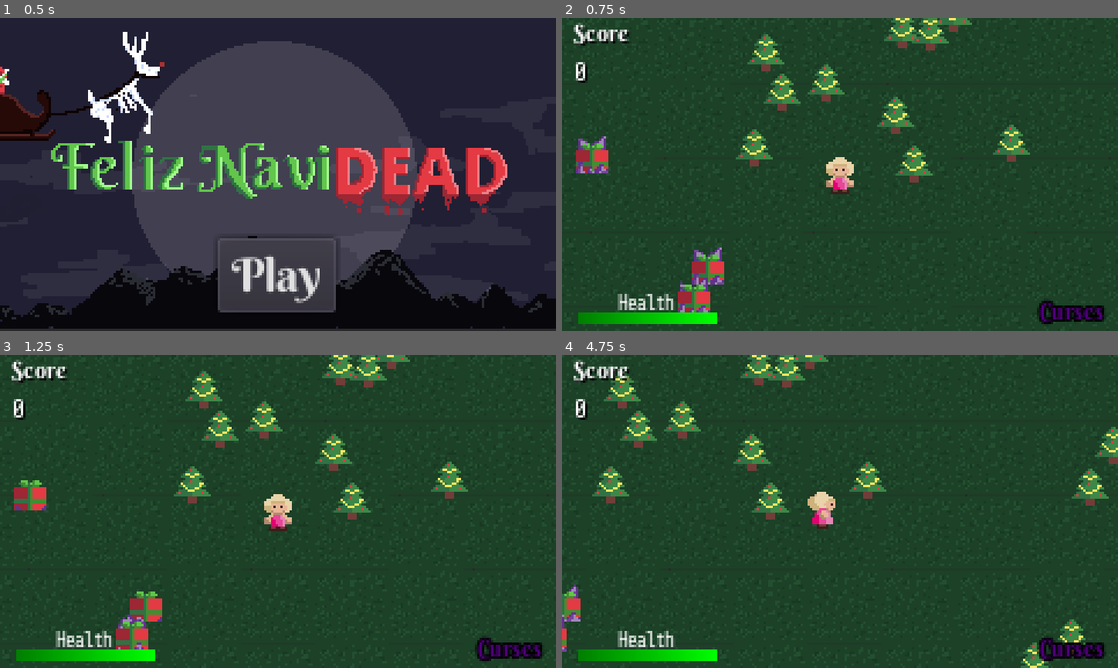
Above: before the commit, frames 1-4 (two rows, left to right).
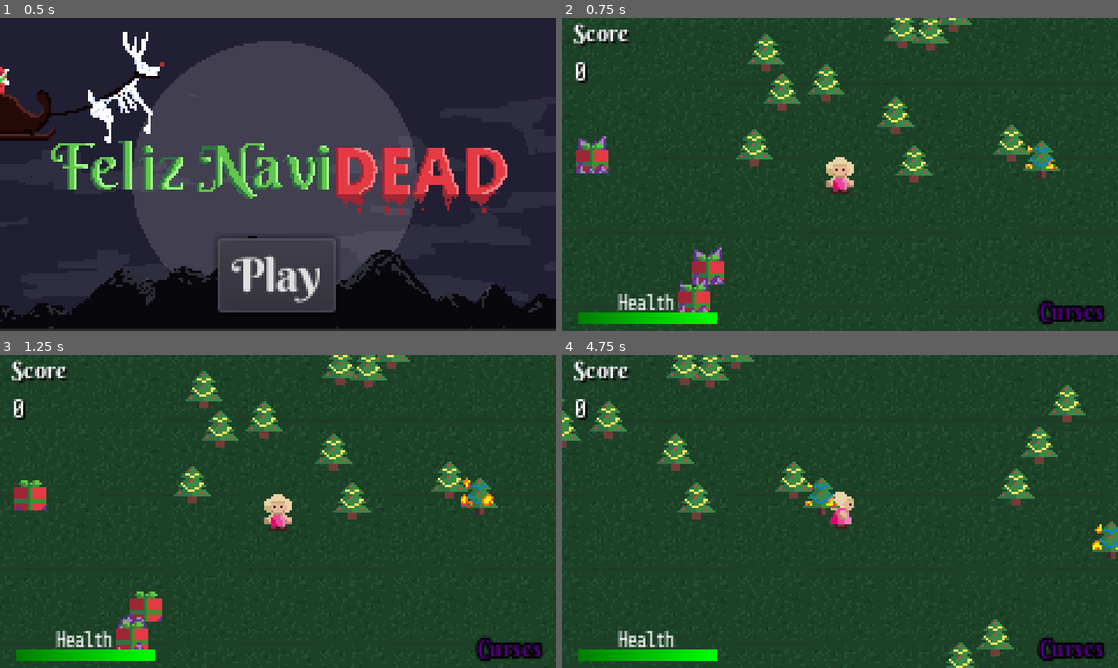
Above: after the commit, the same moments.

Repository: cznrhubarb/feliz-navidead
Game: Godot game, scene res://scn/TitleScreen.tscn
Two runs of this game, one before a commit and one after it. Both use one fixed random seed, a clock stepped at 60 frames per second and the inputs below.
Inputs (mouse positions are in pixels of both pictures, inside the frame that each line leads up to):
- Up to frame 1 (0.5 s): no input
- Up to frame 2 (0.75 s): click "Play" at 0.5 s
- Up to frame 3 (1.25 s): no input
- Up to frame 4 (4.75 s): move the mouse to (962, 495) at 1.27 s; press the mouse at (962, 495) at 1.28 s; hold D (move_right) 1.28-2.03 s; move the mouse to (728, 527) at 2.02 s; release the mouse at (728, 527) at 2.03 s; hold S (move_down) 2.03-2.78 s; click (728, 527) at 2.1 s; move the mouse to (895, 442) at 2.77 s; press the mouse at (895, 442) at 2.78 s; hold D (move_right) 2.78-3.53 s; move the mouse to (812, 574) at 3.52 s; release the mouse at (812, 574) at 3.53 s; hold W (move_up) 3.53-4.28 s; click (812, 574) at 3.6 s; move the mouse to (1006, 558) at 4.27 s; press the mouse at (1006, 558) at 4.28 s; hold A (move_left) from 4.28 s (still down)

Frame 1 is identical in both runs. In frame 2, 0.4% of the frame differs, in the area x 82-90%, y 39-52%; in frame 3, 0.5%; in frame 4, 11%, in the area x 0-100%, y 0-100%.

Commit message:
Burning trees

Diff:
--- /dev/null
+++ b/scn/BurningTree.tscn
@@ -0,0 +1,41 @@
+[gd_scene load_steps=5 format=2]
+
+[ext_resource path="res://src/Tree.gd" type="Script" id=1]
+[ext_resource path="res://img/Anim/Tree_Fire_Anim.PNG" type="Texture" id=2]
+
+[sub_resource type="Animation" id=1]
+resource_name = "Burn"
+length = 0.4
+loop = true
+tracks/0/type = "value"
+tracks/0/path = NodePath(".:frame")
+tracks/0/interp = 1
+tracks/0/loop_wrap = true
+tracks/0/imported = false
+tracks/0/enabled = true
+tracks/0/keys = {
+"times": PoolRealArray( 0, 0.1, 0.2, 0.3 ),
+"transitions": PoolRealArray( 1, 1, 1, 1 ),
+"update": 1,
+"values": [ 0, 1, 2, 3 ]
+}
+
+[sub_resource type="RectangleShape2D" id=2]
+extents = Vector2( 3.78215, 6.27253 )
+
+[node name="BurningTree" type="StaticBody2D"]
+collision_layer = 64
+collision_mask = 80
+script = ExtResource( 1 )
+
+[node name="Sprite" type="Sprite" parent="."]
+texture = ExtResource( 2 )
+hframes = 4
+frame = 3
+
+[node name="AnimationPlayer" type="AnimationPlayer" parent="Sprite"]
+anims/Burn = SubResource( 1 )
+
+[node name="CollisionShape2D" type="CollisionShape2D" parent="."]
+position = Vector2( 0, 1.67479 )
+shape = SubResource( 2 )
--- a/scn/TestScene.tscn
+++ b/scn/TestScene.tscn
@@ -1,16 +1,17 @@
-[gd_scene load_steps=12 format=2]
+[gd_scene load_steps=13 format=2]
 
 [ext_resource path="res://src/CurseBag.gd" type="Script" id=1]
 [ext_resource path="res://scn/Child.tscn" type="PackedScene" id=2]
 [ext_resource path="res://src/TreeFactory.gd" type="Script" id=3]
-[ext_resource path="res://scn/Tree.tscn" type="PackedScene" id=4]
-[ext_resource path="res://src/GingerFactory.gd" type="Script" id=5]
-[ext_resource path="res://scn/Gift.tscn" type="PackedScene" id=6]
-[ext_resource path="res://src/GiftFactory.gd" type="Script" id=7]
-[ext_resource path="res://UI/GameHud.tscn" type="PackedScene" id=8]
-[ext_resource path="res://Environment/Outdoor_tileset.tres" type="TileSet" id=9]
-[ext_resource path="res://scn/TileMap.gd" type="Script" id=10]
-[ext_resource path="res://aud/bg_music.ogg" type="AudioStream" id=11]
+[ext_resource path="res://scn/BurningTree.tscn" type="PackedScene" id=4]
+[ext_resource path="res://scn/Tree.tscn" type="PackedScene" id=5]
+[ext_resource path="res://src/GingerFactory.gd" type="Script" id=6]
+[ext_resource path="res://scn/Gift.tscn" type="PackedScene" id=7]
+[ext_resource path="res://src/GiftFactory.gd" type="Script" id=8]
+[ext_resource path="res://UI/GameHud.tscn" type="PackedScene" id=9]
+[ext_resource path="res://Environment/Outdoor_tileset.tres" type="TileSet" id=10]
+[ext_resource path="res://scn/TileMap.gd" type="Script" id=11]
+[ext_resource path="res://aud/bg_music.ogg" type="AudioStream" id=12]
 
 [node name="TestScene" type="Node2D"]
 
@@ -22,299 +23,400 @@
 [node name="Child" parent="YSort" instance=ExtResource( 2 )]
 
 [node name="TreeFactory" type="Node" parent="YSort"]
-editor/display_folded = true
 script = ExtResource( 3 )
 
-[node name="Tree" parent="YSort/TreeFactory" instance=ExtResource( 4 )]
+[node name="BurningTree5" parent="YSort/TreeFactory" instance=ExtResource( 4 )]
+position = Vector2( 66.5168, -11.7455 )
+
+[node name="BurningTree3" parent="YSort/TreeFactory" instance=ExtResource( 4 )]
+position = Vector2( 384.539, -208.989 )
+
+[node name="BurningTree2" parent="YSort/TreeFactory" instance=ExtResource( 4 )]
+position = Vector2( 323.41, 84.2748 )
+
+[node name="BurningTree" parent="YSort/TreeFactory" instance=ExtResource( 4 )]
+position = Vector2( 343.56, 68.8668 )
+
+[node name="Tree" parent="YSort/TreeFactory" instance=ExtResource( 5 )]
 position = Vector2( -47.2578, -23.2565 )
 
-[node name="Tree2" parent="YSort/TreeFactory" instance=ExtResource( 4 )]
+[node name="Tree2" parent="YSort/TreeFactory" instance=ExtResource( 5 )]
 position = Vector2( -120.459, -13.7367 )
 
-[node name="Tree3" parent="YSort/TreeFactory" instance=ExtResource( 4 )]
+[node name="Tree3" parent="YSort/TreeFactory" instance=ExtResource( 5 )]
 position = Vector2( -159.715, 54.4212 )
 
-[node name="Tree4" parent="YSort/TreeFactory" instance=ExtResource( 4 )]
+[node name="Tree4" parent="YSort/TreeFactory" instance=ExtResource( 5 )]
 position = Vector2( -148.283, 81.5982 )
 
-[node name="Tree5" parent="YSort/TreeFactory" instance=ExtResource( 4 )]
+[node name="Tree5" parent="YSort/TreeFactory" instance=ExtResource( 5 )]
 position = Vector2( -118.949, 101.873 )
 
-[node name="Tree6" parent="YSort/TreeFactory" instance=ExtResource( 4 )]
+[node name="Tree6" parent="YSort/TreeFactory" instance=ExtResource( 5 )]
 position = Vector2( -45.1833, 135.736 )
 
-[node name="Tree7" parent="YSort/TreeFactory" instance=ExtResource( 4 )]
+[node name="Tree7" parent="YSort/TreeFactory" instance=ExtResource( 5 )]
 position = Vector2( 13.2686, 165.286 )
 
-[node name="Tree8" parent="YSort/TreeFactory" instance=ExtResource( 4 )]
+[node name="Tree8" parent="YSort/TreeFactory" instance=ExtResource( 5 )]
 position = Vector2( 47.1319, 202.169 )
 
-[node name="Tree9" parent="YSort/TreeFactory" instance=ExtResource( 4 )]
+[node name="Tree9" parent="YSort/TreeFactory" instance=ExtResource( 5 )]
 position = Vector2( 122.192, 233.012 )
 
-[node name="Tree35" parent="YSort/TreeFactory" instance=ExtResource( 4 )]
+[node name="Tree35" parent="YSort/TreeFactory" instance=ExtResource( 5 )]
 position = Vector2( 377.562, 154.437 )
 
-[node name="Tree40" parent="YSort/TreeFactory" instance=ExtResource( 4 )]
+[node name="Tree40" parent="YSort/TreeFactory" instance=ExtResource( 5 )]
 position = Vector2( 199.949, -26.4504 )
 
-[node name="Tree41" parent="YSort/TreeFactory" instance=ExtResource( 4 )]
+[node name="Tree41" parent="YSort/TreeFactory" instance=ExtResource( 5 )]
 position = Vector2( 676.313, 209.276 )
 
-[node name="Tree44" parent="YSort/TreeFactory" instance=ExtResource( 4 )]
+[node name="Tree44" parent="YSort/TreeFactory" instance=ExtResource( 5 )]
 position = Vector2( 618.2, 456.461 )
 
-[node name="Tree47" parent="YSort/TreeFactory" instance=ExtResource( 4 )]
+[node name="Tree47" parent="YSort/TreeFactory" instance=ExtResource( 5 )]
 position = Vector2( 454.501, 494.931 )
 
-[node name="Tree10" parent="YSort/TreeFactory" instance=ExtResource( 4 )]
+[node name="Tree10" parent="YSort/TreeFactory" instance=ExtResource( 5 )]
 position = Vector2( 140.31, 221.796 )
 
-[node name="Tree36" parent="YSort/TreeFactory" instance=ExtResource( 4 )]
+[node name="Tree36" parent="YSort/TreeFactory" instance=ExtResource( 5 )]
 position = Vector2( 395.68, 143.221 )
 
-[node name="Tree38" parent="YSort/TreeFactory" instance=ExtResource( 4 )]
+[node name="Tree38" parent="YSort/TreeFactory" instance=ExtResource( 5 )]
 position = Vector2( 218.067, -37.6663 )
 
-[node name="Tree42" parent="YSort/TreeFactory" instance=ExtResource( 4 )]
+[node name="Tree42" parent="YSort/TreeFactory" instance=ExtResource( 5 )]
 position = Vector2( 694.431, 198.06 )
 
-[node name="Tree45" parent="YSort/TreeFactory" instance=ExtResource( 4 )]
+[node name="Tree45" parent="YSort/TreeFactory" instance=ExtResource( 5 )]
 position = Vector2( 636.318, 445.245 )
 
-[node name="Tree48" parent="YSort/TreeFactory" instance=ExtResource( 4 )]
+[node name="Tree48" parent="YSort/TreeFactory" instance=ExtResource( 5 )]
 position = Vector2( 472.619, 483.715 )
 
-[node name="Tree11" parent="YSort/TreeFactory" instance=ExtResource( 4 )]
+[node name="Tree11" parent="YSort/TreeFactory" instance=ExtResource( 5 )]
 position = Vector2( 156.487, 232.15 )
 
-[node name="Tree37" parent="YSort/TreeFactory" instance=ExtResource( 4 )]
+[node name="Tree37" parent="YSort/TreeFactory" instance=ExtResource( 5 )]
 position = Vector2( 411.857, 153.574 )
 
-[node name="Tree39" parent="YSort/TreeFactory" instance=ExtResource( 4 )]
+[node name="Tree39" parent="YSort/TreeFactory" instance=ExtResource( 5 )]
 position = Vector2( 234.244, -27.3132 )
 
-[node name="Tree43" parent="YSort/TreeFactory" instance=ExtResource( 4 )]
+[node name="Tree43" parent="YSort/TreeFactory" instance=ExtResource( 5 )]
 position = Vector2( 710.607, 208.413 )
 
-[node name="Tree46" parent="YSort/TreeFactory" instance=ExtResource( 4 )]
+[node name="Tree46" parent="YSort/TreeFactory" instance=ExtResource( 5 )]
 position = Vector2( 652.494, 455.598 )
 
-[node name="Tree49" parent="YSort/TreeFactory" instance=ExtResource( 4 )]
+[node name="Tree49" parent="YSort/TreeFactory" instance=ExtResource( 5 )]
 position = Vector2( 488.795, 494.068 )
 
-[node name="Tree12" parent="YSort/TreeFactory" instance=ExtResource( 4 )]
+[node name="Tree12" parent="YSort/TreeFactory" instance=ExtResource( 5 )]
 position = Vector2( 201.35, 207.561 )
 
-[node name="Tree58" parent="YSort/TreeFactory" instance=ExtResource( 4 )]
+[node name="Tree58" parent="YSort/TreeFactory" instance=ExtResource( 5 )]
 position = Vector2( 304.837, 25.2554 )
 
-[node name="Tree59" parent="YSort/TreeFactory" instance=ExtResource( 4 )]
+[node name="Tree59" parent="YSort/TreeFactory" instance=ExtResource( 5 )]
 position = Vector2( 292.202, 43.3054 )
 
-[node name="Tree60" parent="YSort/TreeFactory" instance=ExtResource( 4 )]
+[node name="Tree60" parent="YSort/TreeFactory" instance=ExtResource( 5 )]
 position = Vector2( 281.974, 60.7538 )
 
-[node name="Tree61" parent="YSort/TreeFactory" instance=ExtResource( 4 )]
+[node name="Tree61" parent="YSort/TreeFactory" instance=ExtResource( 5 )]
 position = Vector2( 281.974, 60.7538 )
 
-[node name="Tree13" parent="YSort/TreeFactory" instance=ExtResource( 4 )]
+[node name="Tree13" parent="YSort/TreeFactory" instance=ExtResource( 5 )]
 position = Vector2( 215.801, 224.6 )
 
-[node name="Tree14" parent="YSort/TreeFactory" instance=ExtResource( 4 )]
+[node name="Tree14" parent="YSort/TreeFactory" instance=ExtResource( 5 )]
 position = Vector2( 235.645, 206.051 )
 
-[node name="Tree15" parent="YSort/TreeFactory" instance=ExtResource( 4 )]
+[node name="Tree15" parent="YSort/TreeFactory" instance=ExtResource( 5 )]
 position = Vector2( 274.037, 268.601 )
 
-[node name="Tree16" parent="YSort/TreeFactory" instance=ExtResource( 4 )]
+[node name="Tree16" parent="YSort/TreeFactory" instance=ExtResource( 5 )]
 position = Vector2( 254.41, 276.15 )
 
-[node name="Tree17" parent="YSort/TreeFactory" instance=ExtResource( 4 )]
+[node name="Tree17" parent="YSort/TreeFactory" instance=ExtResource( 5 )]
 position = Vector2( 239.521, 290 )
 
-[node name="Tree62" parent="YSort/TreeFactory" instance=ExtResource( 4 )]
+[node name="Tree62" parent="YSort/TreeFactory" instance=ExtResource( 5 )]
 position = Vector2( 258.173, 136.575 )
 
-[node name="Tree63" parent="YSort/TreeFactory" instance=ExtResource( 4 )]
+[node name="Tree63" parent="YSort/TreeFactory" instance=ExtResource( 5 )]
 position = Vector2( 273.816, 125.745 )
 
-[node name="Tree64" parent="YSort/TreeFactory" instance=ExtResource( 4 )]
+[node name="Tree64" parent="YSort/TreeFactory" instance=ExtResource( 5 )]
 position = Vector2( 288.858, 157.633 )
 
-[node name="Tree65" parent="YSort/TreeFactory" instance=ExtResource( 4 )]
+[node name="Tree65" parent="YSort/TreeFactory" instance=ExtResource( 5 )]
 position = Vector2( 460.935, -35.5027 )
 
-[node name="Tree66" parent="YSort/TreeFactory" instance=ExtResource( 4 )]
+[node name="Tree66" parent="YSort/TreeFactory" instance=ExtResource( 5 )]
 position = Vector2( 519.898, -86.0428 )
 
-[node name="Tree67" parent="YSort/TreeFactory" instance=ExtResource( 4 )]
+[node name="Tree67" parent="YSort/TreeFactory" instance=ExtResource( 5 )]
 position = Vector2( 517.492, -102.89 )
 
-[node name="Tree68" parent="YSort/TreeFactory" instance=ExtResource( 4 )]
+[node name="Tree68" parent="YSort/TreeFactory" instance=ExtResource( 5 )]
 position = Vector2( 477.782, -104.695 )
 
-[node name="Tree69" parent="YSort/TreeFactory" instance=ExtResource( 4 )]
+[node name="Tree69" parent="YSort/TreeFactory" instance=ExtResource( 5 )]
 position = Vector2( 386.328, -105.898 )
 
-[node name="Tree70" parent="YSort/TreeFactory" instance=ExtResource( 4 )]
+[node name="Tree70" parent="YSort/TreeFactory" instance=ExtResource( 5 )]
 position = Vector2( 364.066, -111.915 )
 
-[node name="Tree71" parent="YSort/TreeFactory" instance=ExtResource( 4 )]
+[node name="Tree71" parent="YSort/TreeFactory" instance=ExtResource( 5 )]
 position = Vector2( 196.201, -139.591 )
 
-[node name="Tree72" parent="YSort/TreeFactory" instance=ExtResource( 4 )]
+[node name="Tree72" parent="YSort/TreeFactory" instance=ExtResource( 5 )]
 position = Vector2( 34.9535, -111.915 )
 
-[node name="Tree73" parent="YSort/TreeFactory" instance=ExtResource( 4 )]
+[node name="Tree73" parent="YSort/TreeFactory" instance=ExtResource( 5 )]
 position = Vector2( 59.0203, -113.118 )
 
-[node name="Tree74" parent="YSort/TreeFactory" instance=ExtResource( 4 )]
+[node name="Tree74" parent="YSort/TreeFactory" instance=ExtResource( 5 )]
 position = Vector2( 77.672, -113.118 )
 
-[node name="Tree75" parent="YSort/TreeFactory" instance=ExtResource( 4 )]
+[node name="Tree75" parent="YSort/TreeFactory" instance=ExtResource( 5 )]
 position = Vector2( 630.156, -82.8336 )
 
-[node name="Tree76" parent="YSort/TreeFactory" instance=ExtResource( 4 )]
+[node name="Tree76" parent="YSort/TreeFactory" instance=ExtResource( 5 )]
 position = Vector2( 658.803, -54.1863 )
 
-[node name="Tree77" parent="YSort/TreeFactory" instance=ExtResource( 4 )]
+[node name="Tree77" parent="YSort/TreeFactory" instance=ExtResource( 5 )]
 position = Vector2( 711.187, -45.1829 )
 
-[node name="Tree78" parent="YSort/TreeFactory" instance=ExtResource( 4 )]
+[node name="Tree78" parent="YSort/TreeFactory" instance=ExtResource( 5 )]
 position = Vector2( 749.656, -18.9911 )
 
-[node name="Tree79" parent="YSort/TreeFactory" instance=ExtResource( 4 )]
+[node name="Tree79" parent="YSort/TreeFactory" instance=ExtResource( 5 )]
 position = Vector2( 774.211, -18.9911 )
 
-[node name="Tree80" parent="YSort/TreeFactory" instance=ExtResource( 4 )]
+[node name="Tree80" parent="YSort/TreeFactory" instance=ExtResource( 5 )]
 position = Vector2( 798.766, -18.1726 )
 
-[node name="Tree81" parent="YSort/TreeFactory" instance=ExtResource( 4 )]
+[node name="Tree81" parent="YSort/TreeFactory" instance=ExtResource( 5 )]
 position = Vector2( 812.68, 45.67 )
 
-[node name="Tree18" parent="YSort/TreeFactory" instance=ExtResource( 4 )]
+[node name="Tree18" parent="YSort/TreeFactory" instance=ExtResource( 5 )]
 position = Vector2( 218.599, 280.725 )
 
-[node name="Tree19" parent="YSort/TreeFactory" instance=ExtResource( 4 )]
+[node name="Tree19" parent="YSort/TreeFactory" instance=ExtResource( 5 )]
 position = Vector2( 204.148, 296.255 )
 
-[node name="Tree20" parent="YSort/TreeFactory" instance=ExtResource( 4 )]
+[node name="Tree20" parent="YSort/TreeFactory" instance=ExtResource( 5 )]
 position = Vector2( 25.527, 327.801 )
 
-[node name="Tree21" parent="YSort/TreeFactory" instance=ExtResource( 4 )]
+[node name="Tree21" parent="YSort/TreeFactory" instance=ExtResource( 5 )]
 position = Vector2( 74.2812, 355.524 )
 
-[node name="Tree22" parent="YSort/TreeFactory" instance=ExtResource( 4 )]
+[node name="Tree22" parent="YSort/TreeFactory" instance=ExtResource( 5 )]
 position = Vector2( 56.214, 503.423 )
 
-[node name="Tree23" parent="YSort/TreeFactory" instance=ExtResource( 4 )]
+[node name="Tree23" parent="YSort/TreeFactory" instance=ExtResource( 5 )]
 position = Vector2( 76.8022, 494.6 )
 
-[node name="Tree24" parent="YSort/TreeFactory" instance=ExtResource( 4 )]
+[node name="Tree24" parent="YSort/TreeFactory" instance=ExtResource( 5 )]
 position = Vector2( 93.1887, 516.869 )
 
-[node name="Tree25" parent="YSort/TreeFactory" instance=ExtResource( 4 )]
+[node name="Tree25" parent="YSort/TreeFactory" instance=ExtResource( 5 )]
 position = Vector2( 142.348, 500.062 )
 
-[node name="Tree26" parent="YSort/TreeFactory" instance=ExtResource( 4 )]
+[node name="Tree26" parent="YSort/TreeFactory" instance=ExtResource( 5 )]
 position = Vector2( 167.979, 547.961 )
 
-[node name="Tree27" parent="YSort/TreeFactory" instance=ExtResource( 4 )]
+[node name="Tree27" parent="YSort/TreeFactory" instance=ExtResource( 5 )]
 position = Vector2( 157.474, 572.331 )
 
-[node name="Tree28" parent="YSort/TreeFactory" instance=ExtResource( 4 )]
+[node name="Tree28" parent="YSort/TreeFactory" instance=ExtResource( 5 )]
 position = Vector2( 265.457, 621.911 )
 
-[node name="Tree29" parent="YSort/TreeFactory" instance=ExtResource( 4 )]
+[node name="Tree29" parent="YSort/TreeFactory" instance=ExtResource( 5 )]
 position = Vector2( 276.802, 611.406 )
 
-[node name="Tree30" parent="YSort/TreeFactory" instance=ExtResource( 4 )]
+[node name="Tree30" parent="YSort/TreeFactory" instance=ExtResource( 5 )]
 position = Vector2( 297.39, 597.961 )
 
-[node name="Tree31" parent="YSort/TreeFactory" instance=ExtResource( 4 )]
+[node name="Tree31" parent="YSort/TreeFactory" instance=ExtResource( 5 )]
 position = Vector2( 395.577, 450.681 )
 
-[node name="Tree32" parent="YSort/TreeFactory" instance=ExtResource( 4 )]
+[node name="Tree32" parent="YSort/TreeFactory" instance=ExtResource( 5 )]
 position = Vector2( 347.81, 416.183 )
 
-[node name="Tree33" parent="YSort/TreeFactory" instance=ExtResource( 4 )]
+[node name="Tree33" parent="YSort/TreeFactory" instance=ExtResource( 5 )]
 position = Vector2( 361.079, 403.357 )
 
-[node name="Tree34" parent="YSort/TreeFactory" instance=ExtResource( 4 )]
+[node name="Tree34" parent="YSort/TreeFactory" instance=ExtResource( 5 )]
 position = Vector2( 378.704, 397.607 )
 
-[node name="Tree50" parent="YSort/TreeFactory" instance=ExtResource( 4 )]
+[node name="Tree50" parent="YSort/TreeFactory" instance=ExtResource( 5 )]
 position = Vector2( 552.225, 352.59 )
 
-[node name="Tree51" parent="YSort/TreeFactory" instance=ExtResource( 4 )]
+[node name="Tree51" parent="YSort/TreeFactory" instance=ExtResource( 5 )]
 position = Vector2( 543.221, 407.429 )
 
-[node name="Tree52" parent="YSort/TreeFactory" instance=ExtResource( 4 )]
+[node name="Tree52" parent="YSort/TreeFactory" instance=ExtResource( 5 )]
 position = Vector2( 499.841, 402.518 )
 
-[node name="Tree53" parent="YSort/TreeFactory" instance=ExtResource( 4 )]
+[node name="Tree53" parent="YSort/TreeFactory" instance=ExtResource( 5 )]
 position = Vector2( 486.745, 390.241 )
 
-[node name="Tree54" parent="YSort/TreeFactory" instance=ExtResource( 4 )]
+[node name="Tree54" parent="YSort/TreeFactory" instance=ExtResource( 5 )]
 position = Vector2( 476.923, 379.601 )
 
-[node name="Tree55" parent="YSort/TreeFactory" instance=ExtResource( 4 )]
+[node name="Tree55" parent="YSort/TreeFactory" instance=ExtResource( 5 )]
 position = Vector2( 595.358, 44.0179 )
 
-[node name="Tree56" parent="YSort/TreeFactory" instance=ExtResource( 4 )]
+[node name="Tree56" parent="YSort/TreeFactory" instance=ExtResource( 5 )]
 position = Vector2( 580.054, 52.2028 )
 
-[node name="Tree57" parent="YSort/TreeFactory" instance=ExtResource( 4 )]
+[node name="Tree57" parent="YSort/TreeFactory" instance=ExtResource( 5 )]
 position = Vector2( 565.321, 71.0282 )
 
+[node name="BurningTree4" parent="YSort/TreeFactory" instance=ExtResource( 4 )]
+position = Vector2( 364.343, -222.931 )
+
+[node name="BurningTree6" parent="YSort/TreeFactory" instance=ExtResource( 4 )]
+position = Vector2( -133.839, -131.779 )
+
+[node name="BurningTree7" parent="YSort/TreeFactory" instance=ExtResource( 4 )]
+position = Vector2( -160.012, -128.168 )
+
+[node name="BurningTree8" parent="YSort/TreeFactory" instance=ExtResource( 4 )]
+position = Vector2( -191.599, -134.486 )
+
+[node name="BurningTree9" parent="YSort/TreeFactory" instance=ExtResource( 4 )]
+position = Vector2( -183.477, -113.728 )
+
+[node name="BurningTree10" parent="YSort/TreeFactory" instance=ExtResource( 4 )]
+position = Vector2( 542.136, 120.02 )
+
+[node name="BurningTree11" parent="YSort/TreeFactory" instance=ExtResource( 4 )]
+position = Vector2( 704.587, 177.78 )
+
+[node name="BurningTree12" parent="YSort/TreeFactory" instance=ExtResource( 4 )]
+position = Vector2( 667.854, 388.653 )
+
+[node name="BurningTree13" parent="YSort/TreeFactory" instance=ExtResource( 4 )]
+position = Vector2( 644.104, 366.803 )
+
+[node name="BurningTree14" parent="YSort/TreeFactory" instance=ExtResource( 4 )]
+position = Vector2( 458.853, 607.154 )
+
+[node name="BurningTree15" parent="YSort/TreeFactory" instance=ExtResource( 4 )]
+position = Vector2( 472.153, 629.954 )
+
+[node name="BurningTree16" parent="YSort/TreeFactory" instance=ExtResource( 4 )]
+position = Vector2( 477.853, 603.354 )
+
+[node name="BurningTree17" parent="YSort/TreeFactory" instance=ExtResource( 4 )]
+position = Vector2( 286.903, 347.803 )
+
+[node name="BurningTree18" parent="YSort/TreeFactory" instance=ExtResource( 4 )]
+position = Vector2( 82.6517, 191.052 )
+
+[node name="BurningTree19" parent="YSort/TreeFactory" instance=ExtResource( 4 )]
+position = Vector2( 95.9517, 608.104 )
+
+[node name="BurningTree20" parent="YSort/TreeFactory" instance=ExtResource( 4 )]
+position = Vector2( -162.575, 96.052 )
+
+[node name="BurningTree21" parent="YSort/TreeFactory" instance=ExtResource( 4 )]
+position = Vector2( 561.328, 123.602 )
+
+[node name="BurningTree22" parent="YSort/TreeFactory" instance=ExtResource( 4 )]
+position = Vector2( 833.03, 1.05156 )
+
+[node name="BurningTree23" parent="YSort/TreeFactory" instance=ExtResource( 4 )]
+position = Vector2( 289.627, 233.803 )
+
+[node name="BurningTree24" parent="YSort/TreeFactory" instance=ExtResource( 4 )]
+position = Vector2( -417.176, -130.33 )
+
+[node name="Tree82" parent="YSort/TreeFactory" instance=ExtResource( 5 )]
+position = Vector2( -320.275, -193.981 )
+
+[node name="Tree83" parent="YSort/TreeFactory" instance=ExtResource( 5 )]
+position = Vector2( -297.475, -206.331 )
+
+[node name="Tree84" parent="YSort/TreeFactory" instance=ExtResource( 5 )]
+position = Vector2( -302.225, -188.281 )
+
+[node name="Tree85" parent="YSort/TreeFactory" instance=ExtResource( 5 )]
+position = Vector2( -351.625, -96.1302 )
+
+[node name="Tree86" parent="YSort/TreeFactory" instance=ExtResource( 5 )]
+position = Vector2( -97.0244, -197.781 )
+
+[node name="Tree87" parent="YSort/TreeFactory" instance=ExtResource( 5 )]
+position = Vector2( 192.727, -260.481 )
+
+[node name="Tree88" parent="YSort/TreeFactory" instance=ExtResource( 5 )]
+position = Vector2( 346.628, -257.631 )
+
+[node name="Tree89" parent="YSort/TreeFactory" instance=ExtResource( 5 )]
+position = Vector2( 267.777, -250.981 )
+
+[node name="Tree90" parent="YSort/TreeFactory" instance=ExtResource( 5 )]
+position = Vector2( 251.627, -266.181 )
+
+[node name="BurningTree25" parent="YSort/TreeFactory" instance=ExtResource( 4 )]
+position = Vector2( 198.282, 64.9674 )
+
 [node name="GingerFactory" type="Node" parent="YSort"]
-script = ExtResource( 5 )
-
-[node name="Gift" parent="YSort" instance=ExtResource( 6 )]
+script = ExtResource( 6 )
+
+[node name="Gift" parent="YSort" instance=ExtResource( 7 )]
 position = Vector2( 54.462, 110.824 )
 
 [node name="GiftFactory" type="Node" parent="YSort"]
-script = ExtResource( 7 )
-
-[node name="Gift" parent="YSort/GiftFactory" instance=ExtResource( 6 )]
+script = ExtResource( 8 )
+
+[node name="Gift" parent="YSort/GiftFactory" instance=ExtResource( 7 )]
 position = Vector2( 338.102, -104.188 )
 
-[node name="Gift2" parent="YSort/GiftFactory" instance=ExtResource( 6 )]
+[node name="Gift2" parent="YSort/GiftFactory" instance=ExtResource( 7 )]
 position = Vector2( 738.406, 219.254 )
 
-[node name="Gift3" parent="YSort/GiftFactory" instance=ExtResource( 6 )]
+[node name="Gift3" parent="YSort/GiftFactory" instance=ExtResource( 7 )]
 position = Vector2( 802.888, 94.4167 )
 
-[node name="Gift4" parent="YSort/GiftFactory" instance=ExtResource( 6 )]
+[node name="Gift4" parent="YSort/GiftFactory" instance=ExtResource( 7 )]
 position = Vector2( 638.846, 460.674 )
 
-[node name="Gift5" parent="YSort/GiftFactory" instance=ExtResource( 6 )]
+[node name="Gift5" parent="YSort/GiftFactory" instance=ExtResource( 7 )]
 position = Vector2( 273.619, 596.66 )
 
-[node name="Gift6" parent="YSort/GiftFactory" instance=ExtResource( 6 )]
+[node name="Gift6" parent="YSort/GiftFactory" instance=ExtResource( 7 )]
 position = Vector2( -66.1454, 125.313 )
 
-[node name="Gift7" parent="YSort/GiftFactory" instance=ExtResource( 6 )]
+[node name="Gift7" parent="YSort/GiftFactory" instance=ExtResource( 7 )]
 position = Vector2( -222.376, -0.961143 )
 
-[node name="Gift8" parent="YSort/GiftFactory" instance=ExtResource( 6 )]
+[node name="Gift8" parent="YSort/GiftFactory" instance=ExtResource( 7 )]
 position = Vector2( 513.057, 215.953 )
 
-[node name="Gift9" parent="YSort/GiftFactory" instance=ExtResource( 6 )]
+[node name="Gift9" parent="YSort/GiftFactory" instance=ExtResource( 7 )]
 position = Vector2( 156.302, 387 )
 
-[node name="GameHud" parent="." instance=ExtResource( 8 )]
+[node name="GameHud" parent="." instance=ExtResource( 9 )]
 
 [node name="TileMap" type="TileMap" parent="."]
 z_index = -2
-tile_set = ExtResource( 9 )
+tile_set = ExtResource( 10 )
 cell_size = Vector2( 32, 32 )
 format = 1
 tile_data = PoolIntArray( -524298, 1, 0, -524297, 1, 1, -524296, 1, 1, -524295, 1, 1, -524294, 1, 1, -524293, 1, 1, -52 …(16304 unchanged characters)…
-script = ExtResource( 10 )
+script = ExtResource( 11 )
 
 [node name="Jukebox" type="AudioStreamPlayer" parent="."]
-stream = ExtResource( 11 )
+stream = ExtResource( 12 )
 volume_db = -17.53
 autoplay = true
--- a/src/Tree.gd
+++ b/src/Tree.gd
@@ -10,6 +10,10 @@
 func _ready():
 	spr = find_node("Sprite")
 	child = get_tree().get_root().find_node("Child", true, false)
+	var anim = get_node("Sprite/AnimationPlayer")
+	if anim:
+		anim.play("Burn")
+		anim.seek(rand_range(0, anim.current_animation_length))
 
 func _process(delta):
 	if child.has_curse("hidden_trees"):
Binary file added: img/Anim/Tree_Fire_Anim.PNG
Not shown, added: img/Anim/Tree_Fire_Anim.PNG.import
